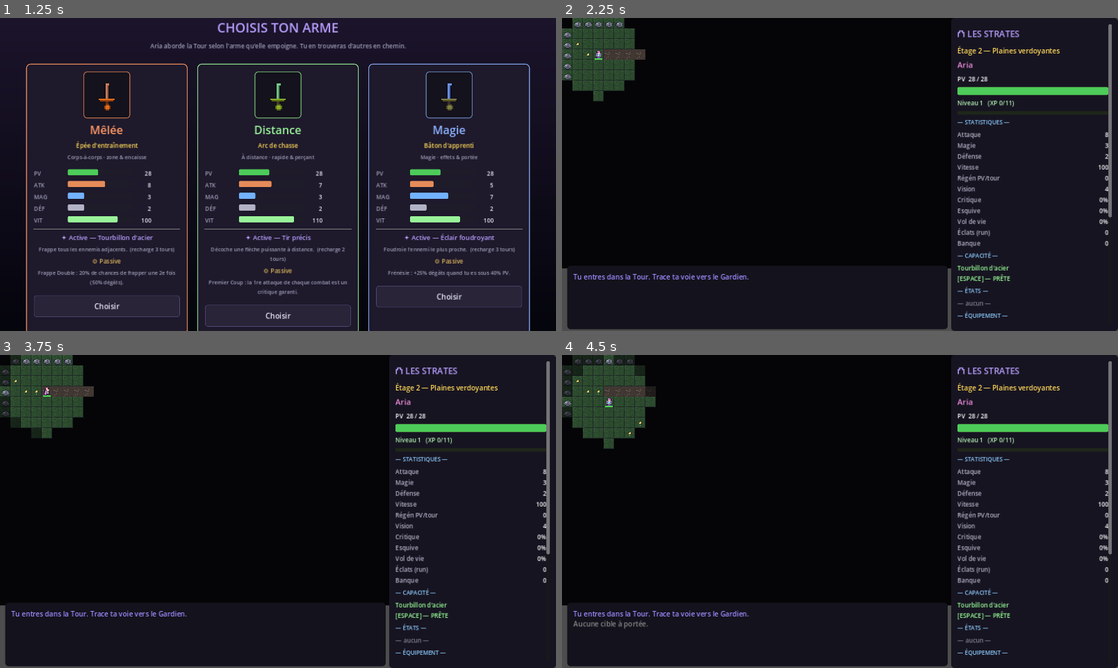
Above: before the commit, frames 1-4 (two rows, left to right).
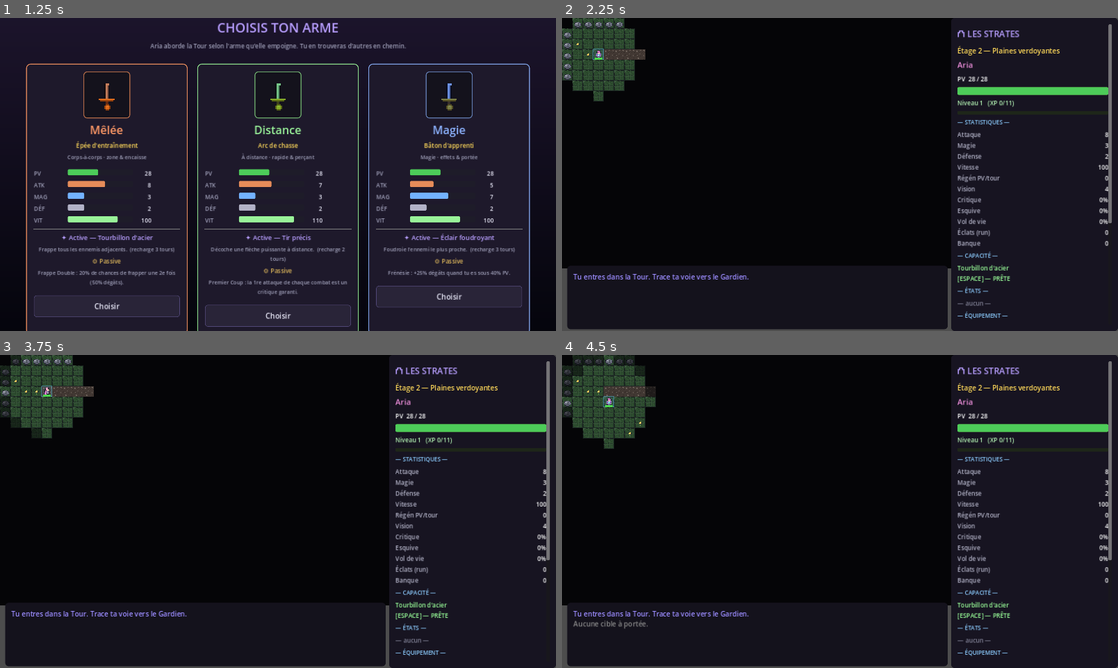
Above: after the commit, the same moments.

Repository: silversoulicious-lgtm/rpg-rogue-like-
Game: Godot game, scene res://scenes/Main.tscn
The game is run twice, just before and just after one commit, with the same random seed, the same clock (stepped at 60 frames per second) and the same inputs.
Inputs:
- Up to frame 1 (1.25 s): click "▶ Nouvelle Ascension" at 0.5 s
- Up to frame 2 (2.25 s): click "Choisir" at 1.25 s; click "Combat" at 2 s
- Up to frame 3 (3.75 s): tap Enter at 2.75 s; hold D 2.78-3.5 s; tap I at 2.85 s; tap Space at 3.02 s; click "Fermer [I / Échap]" at 3.5 s
- Up to frame 4 (4.5 s): tap Space at 4.25 s; hold S from 4.28 s (still down); tap Enter at 4.35 s

Frame 1 is identical in both runs. In frame 2, 0.3% of the frame differs, in the area x 0-99%, y 0-66%; in frame 3, 0.3%; in frame 4, 0.3%.

Commit message:
Amélioration visuelle core gameplay : terrain, combat, HUD équipement
- _assets_gen.gd : terrain Moonring amélioré (sol avec joints de dalle définis,
  eau plus profonde avec vagues en 3 couches, mur en briques plus dense)
- PNG régénérés : all biome ground/water + wall + road
- MapView.gd : lisibilité combat — glow cyan sur Aria, halo rouge sur ennemis
  adjacents attaquables, teinte orange sur ennemis proches (distance ≤ 3)
- EquipPanel.gd : nouveau Control avec silhouette d'Aria et cases d'équipement
  (arme/armure/relique) positionnées sur le corps
- Hud.gd : intégration de EquipPanel dans la sidebar à la place du texte brut

Co-Authored-By: Claude Sonnet 4.6 <noreply@anthropic.com>
Claude-Session: https://claude.ai/code/session_01JoBjpryv8bEVUcsNS1Ucmn

Diff:
--- a/_assets_gen.gd
+++ b/_assets_gen.gd
@@ -218,27 +218,39 @@
 	var brick_w := 8
 	var row := 0
 	for by in range(0, TILE, brick_h):
+		# Joints horizontaux épais (2px) et liseré lumineux dessous.
 		for x in TILE:
-			_px(img, x, by, INK)                  # joint horizontal sombre
-			_px(img, x, by + 1, STONE_L)          # liseré éclairé sous le joint
+			_px(img, x, by,     INK)
+			_px(img, x, by + 1, INK.lerp(STONE_D, 0.4))  # 2e px du joint
+			if by + 2 < TILE:
+				_px(img, x, by + 2, STONE_L)              # liseré éclairé
 		var off := (brick_w / 2) if (row % 2 == 1) else 0
 		var bx := -off
 		while bx <= TILE:
-			for yy in range(by, by + brick_h):
-				_px(img, bx, yy, INK)             # joint vertical
-			# ombrage interne de la brique (bas-droite)
+			# Joints verticaux épais (2px).
+			for yy in range(by + 2, by + brick_h):
+				_px(img, bx,     yy, INK)
+				_px(img, bx + 1, yy, INK.lerp(STONE_D, 0.4))
+			# Variation subtile par rangée de brique (alternance clair/sombre).
+			var face_col := STONE_L if (row % 2 == 0) else STONE
+			for yy in range(by + 3, by + brick_h - 1):
+				for xx in range(bx + 2, bx + brick_w - 1):
+					if xx >= 0 and xx < TILE and yy >= 0 and yy < TILE:
+						_px(img, xx, yy, face_col)
+			# Ombrage interne (bas-droite de chaque brique).
 			for yy in range(by + 2, by + brick_h):
 				_px(img, bx + brick_w - 1, yy, STONE_D)
 			bx += brick_w
 		row += 1
-	# Grain + rares cristaux arcaniques incrustés (identité de la Tour).
-	for i in 26:
+	# Grain subtil.
+	for i in 18:
 		_px(img, rng.randi_range(0, TILE - 1), rng.randi_range(0, TILE - 1), STONE_D)
-	for i in 2:
-		var cx := rng.randi_range(4, TILE - 5)
-		var cy := rng.randi_range(4, TILE - 5)
-		_px(img, cx, cy, ARCANE)
-		_px(img, cx, cy - 1, ARCANE_L)
+	# Cristaux arcaniques en positions fixes (cohérence entre tiles).
+	var crystal_pos := [Vector2i(5, 4), Vector2i(17, 10), Vector2i(3, 16), Vector2i(19, 3)]
+	for cp in crystal_pos:
+		_px(img, cp.x,     cp.y,     ARCANE)
+		_px(img, cp.x,     cp.y - 1, ARCANE_L)
+		_px(img, cp.x - 1, cp.y,     ARCANE.darkened(0.3))
 	return img
 
 func _gen_stairs() -> Image:
@@ -757,6 +769,19 @@
 func _gen_ground(a: Color, b: Color) -> Image:
 	var img := _new(true)
 	img.fill(a)
+	# Joints de dalle : bordure extérieure et subdivision centrale à px 12.
+	var joint_outer := a.darkened(0.35).lerp(INK, 0.5)
+	var joint_inner := a.darkened(0.18).lerp(INK_SOFT, 0.3)
+	for i in TILE:
+		_px(img, i, 0, joint_outer);  _px(img, 0, i, joint_outer)
+		_px(img, i, 12, joint_inner); _px(img, 12, i, joint_inner)
+	# Liseré lumineux juste après chaque joint (rangées 1 et 13).
+	for i in TILE:
+		_px(img, i, 1,  a.lightened(0.09)); _px(img, 1,  i, a.lightened(0.09))
+		_px(img, i, 13, a.lightened(0.06)); _px(img, 13, i, a.lightened(0.06))
+	# Ombre douce avant le joint intérieur (rangée 11).
+	for i in TILE:
+		_px(img, i, 11, a.darkened(0.12)); _px(img, 11, i, a.darkened(0.12))
 	# Grain peu bruité : touches claires éparses + micro-taches sombres.
 	for y in TILE:
 		for x in TILE:
@@ -767,11 +792,12 @@
 				_px(img, x, y, a.darkened(0.18))
 			elif (x * 5 + y * 3) % 17 == 0:
 				_px(img, x, y, a.lightened(0.05))
+	# Rehauts de coin (lumière en haut-gauche de chaque quartile).
+	_px(img, 2,  2,  b.lightened(0.12)); _px(img, 14, 2,  b.lightened(0.12))
+	_px(img, 2,  14, b.lightened(0.12)); _px(img, 14, 14, b.lightened(0.12))
 	# Profondeur : coin haut-gauche éclairé, assombrissement vers le bas-droite.
 	for i in range(7):
 		_px(img, i, 0, a.lightened(0.08)); _px(img, 0, i, a.lightened(0.06))
-	for c in [Vector2i(TILE - 1, TILE - 2), Vector2i(TILE - 2, TILE - 1), Vector2i(TILE - 1, TILE - 3)]:
-		_px(img, c.x, c.y, a.darkened(0.22))
 	# Liseré d'ombre froide (délimite la case sans casser l'ambiance).
 	for i in TILE:
 		_px(img, i, TILE - 1, a.darkened(0.32).lerp(INK_SOFT, 0.4))
@@ -824,23 +850,38 @@
 
 func _gen_water(c: Color) -> Image:
 	var img := _new(true)
-	var base := c.darkened(0.28)
+	var base := c.darkened(0.40)
 	img.fill(base)
-	var mid := c.lightened(0.04)
-	var hi := c.lightened(0.30)
-	# Vagues horizontales stylisées (décalées d'une rangée à l'autre).
-	for y in range(2, TILE, 4):
+	var trough := c.darkened(0.30)
+	var mid    := c.lightened(0.05)
+	var crest  := c.lightened(0.35)
+	# 3 couches de vagues : creux sombre, corps intermédiaire, crête lumineuse.
+	for y in range(1, TILE, 4):
 		var off := (y / 4) % 3
 		for x in TILE:
-			var yy := y + ((x + off) / 3) % 2
-			if yy < TILE:
-				_px(img, x, yy, mid)
-				if (x + off) % 6 == 0:
-					_px(img, x, yy, hi)              # crête éclairée
-	# Liseré d'ombre (cohérent avec le sol).
+			var phase := (x + off * 5) % 12
+			# creux (bas de vague)
+			var ty := y + (phase / 6)
+			if ty < TILE: _px(img, x, ty, trough)
+			# corps de vague
+			var my := y + 1 + (phase / 8)
+			if my < TILE: _px(img, x, my, mid)
+			# crête lumineuse
+			if phase == 0 or phase == 6:
+				var cy := y + 1
+				if cy < TILE: _px(img, x, cy, crest)
+				# Mousse : pixels blanc/brillant aux crêtes
+				if cy - 1 >= 0: _px(img, x, cy - 1, Color(1.0, 1.0, 1.0, 0.55))
+	# Reflets diagonaux épars.
+	for y in TILE:
+		for x in TILE:
+			if (x * 3 + y * 7) % 23 == 0:
+				_px(img, x, y, crest.lightened(0.15))
+	# Coins sombres profonds (bas-droite).
 	for i in TILE:
 		_px(img, i, TILE - 1, base.darkened(0.35))
 		_px(img, TILE - 1, i, base.darkened(0.35))
+	_px(img, TILE - 1, TILE - 1, base.darkened(0.50))
 	return img
 
 func _gen_decor(c: Color, style: String) -> Image:
--- /dev/null
+++ b/scripts/EquipPanel.gd
@@ -0,0 +1,76 @@
+## Panneau silhouette d'équipement : dessin vectoriel d'Aria avec slots arme /
+## armure / relique positionnés autour du corps. Utilisé dans le sidebar HUD.
+extends Control
+
+var equipment: Dictionary = {}
+
+# Couleurs reprenant la palette de Data
+const BODY_BASE := Color(0.13, 0.11, 0.19)
+const BODY_OUT  := Color(0.22, 0.20, 0.32)
+const EMPTY_C   := Color(0.35, 0.34, 0.44)
+const SLOT_COL  := { "arme": Color(1.0, 0.7, 0.4), "armure": Color(0.6, 0.75, 1.0), "relique": Color(0.5, 1.0, 0.8) }
+const SLOT_LBL  := { "arme": "ARME", "armure": "ARMURE", "relique": "RELIQUE" }
+
+func _draw() -> void:
+	var cx := size.x * 0.5
+	var font := ThemeDB.fallback_font
+
+	# ---- Silhouette Aria (simplifiée, centrée) ----
+	# Tête
+	draw_circle(Vector2(cx, 22), 15, BODY_OUT)
+	draw_circle(Vector2(cx, 22), 13, BODY_BASE)
+	# Torse
+	draw_rect(Rect2(cx - 20, 37, 40, 56), BODY_OUT)
+	draw_rect(Rect2(cx - 18, 39, 36, 52), BODY_BASE)
+	# Bras gauche
+	draw_rect(Rect2(cx - 34, 41, 14, 40), BODY_OUT)
+	draw_rect(Rect2(cx - 32, 43, 10, 36), BODY_BASE)
+	# Bras droit
+	draw_rect(Rect2(cx + 20, 41, 14, 40), BODY_OUT)
+	draw_rect(Rect2(cx + 22, 43, 10, 36), BODY_BASE)
+	# Jambe gauche
+	draw_rect(Rect2(cx - 20, 93, 17, 52), BODY_OUT)
+	draw_rect(Rect2(cx - 18, 95, 13, 48), BODY_BASE)
+	# Jambe droite
+	draw_rect(Rect2(cx + 3, 93, 17, 52), BODY_OUT)
+	draw_rect(Rect2(cx + 5, 95, 13, 48), BODY_BASE)
+
+	# ---- Slots d'équipement ----
+	# Armure : centré sur le torse
+	_draw_slot(font, "armure", Rect2(cx - 22, 35, 44, 58))
+	# Arme : à gauche avec ligne de connexion
+	_draw_slot(font, "arme", Rect2(4, 46, 72, 54))
+	draw_line(Vector2(76, 70), Vector2(cx - 34, 62), SLOT_COL["arme"].darkened(0.3), 1.0)
+	# Relique : à droite avec ligne de connexion
+	_draw_slot(font, "relique", Rect2(size.x - 76, 30, 72, 54))
+	draw_line(Vector2(size.x - 76, 52), Vector2(cx + 22, 44), SLOT_COL["relique"].darkened(0.3), 1.0)
+
+func _draw_slot(font: Font, slot: String, box: Rect2) -> void:
+	var sc: Color = SLOT_COL[slot]
+	var has_item: bool = equipment.has(slot)
+	# Fond
+	draw_rect(box, Color(sc.r * 0.10, sc.g * 0.10, sc.b * 0.14, 0.85), true)
+	# Bordure (plus lumineuse si équipé)
+	draw_rect(box, sc if has_item else sc.darkened(0.5), false)
+	# Libellé de slot
+	draw_string(font, box.position + Vector2(4, 13), SLOT_LBL[slot],
+		HORIZONTAL_ALIGNMENT_LEFT, box.size.x - 8, 10, sc.darkened(0.1 if has_item else 0.4))
+	if has_item:
+		var it: Dictionary = equipment[slot]
+		var col: Color = it.get("rarity_color", Color.WHITE)
+		var nm: String = it.get("name", "?")
+		draw_string(font, box.position + Vector2(4, 28), nm,
+			HORIZONTAL_ALIGNMENT_LEFT, box.size.x - 8, 11, col)
+		# Premier bonus
+		var b: Dictionary = it.get("bonus", {})
+		if not b.is_empty():
+			var k: String = b.keys()[0]
+			draw_string(font, box.position + Vector2(4, 42), "+%s %s" % [str(b[k]), k.substr(0, 3)],
+				HORIZONTAL_ALIGNMENT_LEFT, box.size.x - 8, 10, col.darkened(0.25))
+	else:
+		draw_string(font, box.position + Vector2(4, 34), "— vide —",
+			HORIZONTAL_ALIGNMENT_LEFT, box.size.x - 8, 11, EMPTY_C)
+
+func refresh(equip: Dictionary) -> void:
+	equipment = equip
+	queue_redraw()
--- a/scripts/Hud.gd
+++ b/scripts/Hud.gd
@@ -42,6 +42,7 @@
 var hp_text: Label
 var xp_bar: ProgressBar
 var stat_labels: Dictionary = {}
+var equip_panel: Control
 var equip_box: VBoxContainer
 var artifact_box: VBoxContainer
 var power_box: VBoxContainer
@@ -135,6 +136,9 @@
 	v.add_child(_section("ÉTATS"))
 	status_box = Ui.vbox(3); v.add_child(status_box)
 	v.add_child(_section("ÉQUIPEMENT"))
+	equip_panel = load("res://scripts/EquipPanel.gd").new()
+	equip_panel.custom_minimum_size = Vector2(SIDEBAR_W - 56, 155)
+	v.add_child(equip_panel)
 	equip_box = Ui.vbox(6); v.add_child(equip_box)
 	v.add_child(_section("ARTEFACTS"))
 	artifact_box = Ui.vbox(6); v.add_child(artifact_box)
@@ -935,16 +939,7 @@
 func _rebuild_equip() -> void:
 	for c in equip_box.get_children():
 		c.queue_free()
-	for slot in Data.SLOTS:
-		equip_box.add_child(Ui.label("%s %s" % [Data.SLOT_GLYPH[slot], Data.SLOT_NAMES[slot]], 13, Data.SLOT_COLOR[slot]))
-		if game.player.equipment.has(slot):
-			var it: Dictionary = game.player.equipment[slot]
-			equip_box.add_child(Ui.label("%s  (%s)" % [it["name"], Data.bonus_summary(it["bonus"])], 14,
-				it.get("rarity_color", Color(0.92, 0.95, 1.0)), false, true, SIDEBAR_W - 60))
-			if it.get("desc", "") != "":
-				equip_box.add_child(Ui.label("✦ " + it["desc"], 11, Color(0.85, 0.7, 0.35), false, true, SIDEBAR_W - 60))
-		else:
-			equip_box.add_child(Ui.label("— vide —", 14, Color(0.5, 0.5, 0.58)))
+	equip_panel.refresh(game.player.equipment)
 
 func _rebuild_artifacts() -> void:
 	for c in artifact_box.get_children():
--- a/scripts/MapView.gd
+++ b/scripts/MapView.gd
@@ -69,6 +69,28 @@
 			_draw_glyph(st.x, st.y, ">", COLOR_STAIRS)
 		if not dungeon.visible[st.y][st.x]:
 			draw_rect(_cell_rect(st.x, st.y), COLOR_MEMORY, true)
+
+	# --- Surbrillances de combat ---
+	var player_entity = null
+	for e in entities:
+		if e.faction == Entity.Faction.PLAYER and e.is_alive():
+			player_entity = e
+			break
+	if player_entity != null and dungeon.is_visible(player_entity.x, player_entity.y):
+		var pcell := _cell_rect(player_entity.x, player_entity.y)
+		draw_rect(pcell, Color(0.4, 0.8, 1.0, 0.12), true)
+		draw_rect(pcell, Color(0.4, 0.9, 1.0, 0.45), false)
+		for e in entities:
+			if e.faction == Entity.Faction.ENEMY and e.is_alive() and dungeon.is_visible(e.x, e.y):
+				var dx := absi(e.x - player_entity.x)
+				var dy := absi(e.y - player_entity.y)
+				var dist := maxi(dx, dy)
+				var ecell := _cell_rect(e.x, e.y)
+				if dist == 1:
+					draw_rect(ecell, Color(1.0, 0.25, 0.15, 0.22), true)
+					draw_rect(ecell, Color(1.0, 0.35, 0.2, 0.75), false)
+				elif dist <= 3:
+					draw_rect(ecell, Color(0.9, 0.55, 0.15, 0.08), true)
 
 	# Butin & entités : uniquement dans le champ de vision actuel.
 	for item in loot:
@@ -166,7 +188,9 @@
 	var ratio: float = clampf(float(e.hp) / float(e.max_hp), 0.0, 1.0)
 	var bar_w := float(CELL - 6)
 	var bx := e.x * CELL + 3.0
-	var by := e.y * CELL + CELL - 3.0
-	draw_rect(Rect2(Vector2(bx, by), Vector2(bar_w, 3)), Color(0.15, 0.03, 0.03), true)
+	var by := e.y * CELL + CELL - 4.0
+	# Séparateur sombre 1px au-dessus de la barre.
+	draw_rect(Rect2(Vector2(bx, by - 1), Vector2(bar_w, 1)), Color(0.0, 0.0, 0.0, 0.6), true)
+	draw_rect(Rect2(Vector2(bx, by), Vector2(bar_w, 4)), Color(0.15, 0.03, 0.03), true)
 	var col := Color(0.3, 0.85, 0.3) if e.faction == Entity.Faction.PLAYER else Color(0.85, 0.3, 0.3)
-	draw_rect(Rect2(Vector2(bx, by), Vector2(bar_w * ratio, 3)), col, true)
+	draw_rect(Rect2(Vector2(bx, by), Vector2(bar_w * ratio, 4)), col, true)
Binary file changed: assets/desert_ground.png
Binary file changed: assets/desert_water.png
Binary file changed: assets/foret_ground.png
Binary file changed: assets/foret_water.png
Binary file changed: assets/marais_ground.png
Binary file changed: assets/marais_water.png
Binary file changed: assets/plaine_ground.png
Binary file changed: assets/plaine_water.png
Binary file changed: assets/road.png
Binary file changed: assets/toundra_ground.png
Binary file changed: assets/toundra_water.png
Binary file changed: assets/volcan_ground.png
(and 2 more such lines)
